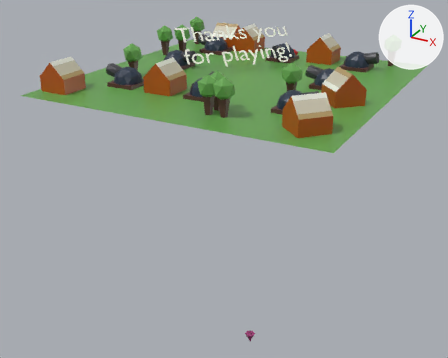
Renders of the glTF model src/commonMain/assetsSource/end.gltf from each side of a commit.
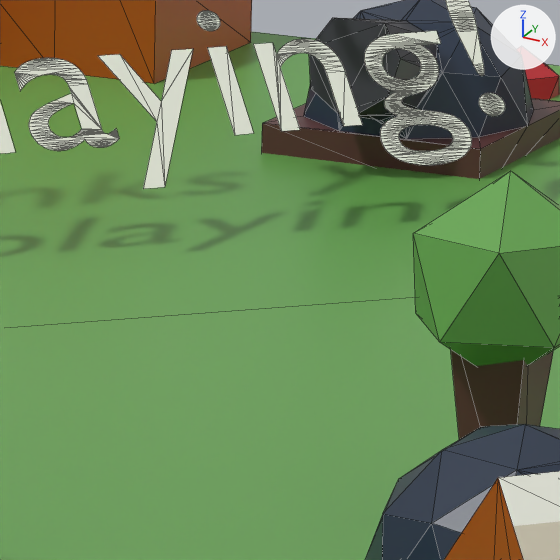
The first picture shows the older version from a 50 mm camera at (19.4, -38.8, 11.0) aimed at (-1.1, -1.5, -7.6). The close-ups show both versions on the part from 53% to 67% of the width and 12% to 29% of the height of that picture. Every picture has the same lights, and +X, +Y and +Z are marked at upper right. The close-ups show mesh edges as thin lines. Where no turn or scale is listed for an object, it has been applied to the vertices.

Names of what the first close-up shows: 'Cube.004', 'Cube.005', 'Cube.014', 'Plane', 'Text', 'bomb', 'canon.001', 'canonaa'.
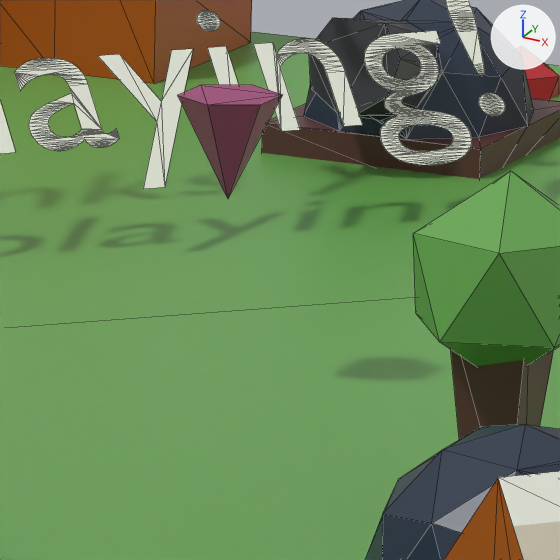
Location of each change, (x1, y1, x2, y2) in pixels of the close-ups (560 x 560 px):
'arrow', moved (not visible before)
    after: (178, 85, 283, 199)

The change, as a list of edits to the scene's bpy script:
```text
Change ob_arrow:
    ob_arrow.location: (3.0, -5.0, -20.0) -> (2.0, -2.0, 0.0)
```
